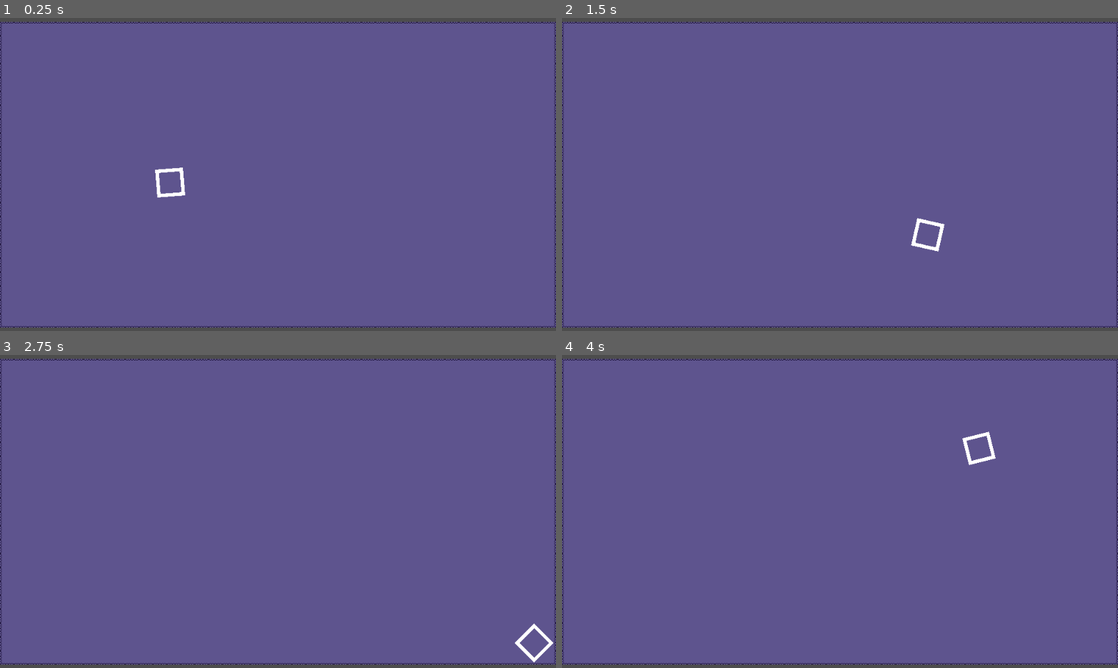
Above: before the commit, frames 1-4 (two rows, left to right).
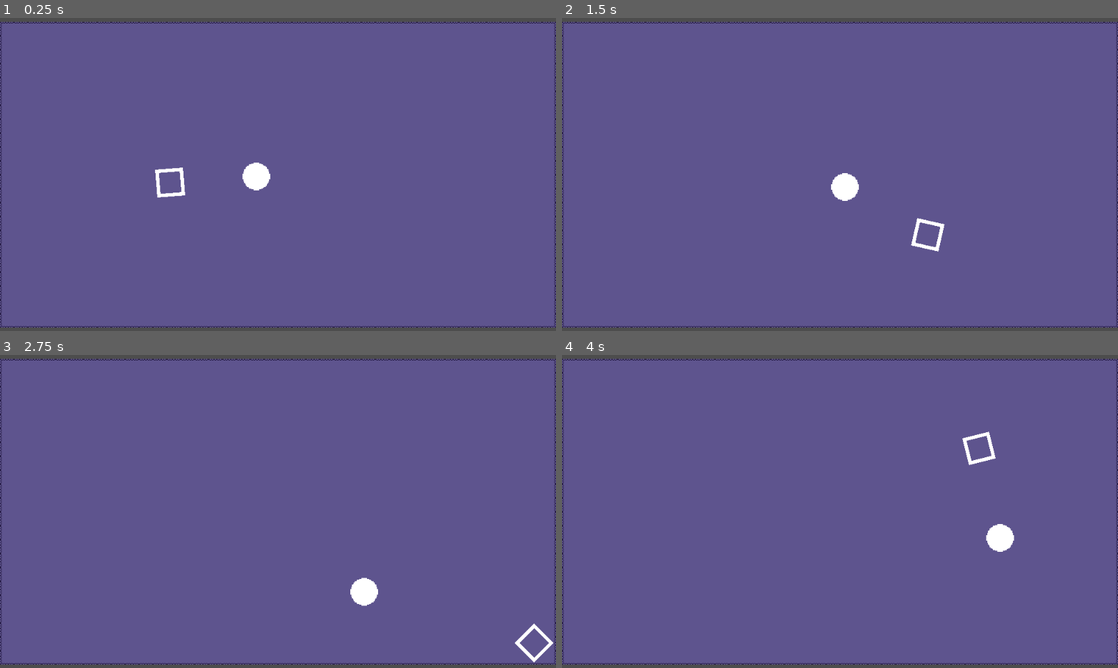
Above: after the commit, the same moments.

Repository: Enoxboo/Project-R
Game: Godot game, scene res://Levels/main_map.tscn
Same seed, same stepped clock (60 frames per second), same inputs: the game is played once before the commit and once after it.
Inputs (mouse positions are in pixels of both pictures, inside the frame that each line leads up to):
- Up to frame 1 (0.25 s): no input
- Up to frame 2 (1.5 s): move the mouse to (962, 158) at 0.52 s; press the mouse at (962, 158) at 0.53 s; hold D (move_right) 0.53-1.28 s; move the mouse to (728, 190) at 1.27 s; release the mouse at (728, 190) at 1.28 s; hold S (move_down) from 1.28 s (still down); right-click (728, 190) at 1.35 s
- Up to frame 3 (2.75 s): move the mouse to (333, 442) at 2.02 s; release S (move_down) at 2.03 s; hold D (move_right) from 2.03 s (still down); hold E (spell_2) from 2.03 s (still down)
- Up to frame 4 (4 s): move the mouse to (812, 574) at 2.77 s; release D (move_right) at 2.78 s; release E (spell_2) at 2.78 s; hold W (move_up) 2.78-3.53 s; tap Tab (switch) at 2.85 s; move the mouse to (1006, 558) at 3.52 s; press the mouse at (1006, 558) at 3.53 s; hold A (move_left) from 3.53 s (still down)

The runs differ from the first frame. In frame 1, 0.3% of the frame differs, in the area x 43-49%, y 46-56%; in frame 2, 0.3%; in frame 3, 0.3%; in frame 4, 0.3%, in the area x 76-82%, y 54-63%.

Commit message:
feat(enemy): add simple enemy with chase state

Diff:
--- /dev/null
+++ b/Enemies/Data/_enemy_data.gd
@@ -0,0 +1,6 @@
+extends Resource
+
+class_name EnemyData
+
+@export var sprite: Texture2D
+@export var speed: float = 100.0
--- /dev/null
+++ b/Enemies/Data/base_enemy_data.tres
@@ -0,0 +1,9 @@
+[gd_resource type="Resource" script_class="EnemyData" load_steps=3 format=3 uid="uid://d5ulvj5ekhcb"]
+
+[ext_resource type="Script" uid="uid://b4i58ugq5b8c8" path="res://Enemies/Data/_enemy_data.gd" id="1_h8rp7"]
+[ext_resource type="Texture2D" uid="uid://bgqbtlefarmow" path="res://Enemies/_Sprites/cercle.png" id="2_aeogk"]
+
+[resource]
+script = ExtResource("1_h8rp7")
+sprite = ExtResource("2_aeogk")
+metadata/_custom_type_script = "uid://b4i58ugq5b8c8"
--- /dev/null
+++ b/Enemies/States/chase.gd
@@ -0,0 +1,5 @@
+extends State
+
+func physics_update(_delta: float) -> void:
+	parent.velocity = (parent.player.global_position - parent.global_position).normalized() * parent.data.speed
+	parent.move_and_slide()
--- /dev/null
+++ b/Enemies/base_enemy.gd
@@ -0,0 +1,12 @@
+extends CharacterBody2D
+
+class_name Enemy
+
+@onready var sprite: Sprite2D = $Sprite
+@export var data: EnemyData
+
+var player: Player
+
+func _ready() -> void:
+	sprite.texture = data.sprite
+	player = get_tree().get_first_node_in_group("Player")
--- /dev/null
+++ b/Enemies/base_enemy.tscn
@@ -0,0 +1,49 @@
+[gd_scene load_steps=8 format=3 uid="uid://syt0a8y6s0xu"]
+
+[ext_resource type="Texture2D" uid="uid://bgqbtlefarmow" path="res://Enemies/_Sprites/cercle.png" id="1_hjege"]
+[ext_resource type="Script" uid="uid://qbp63lu3jjrg" path="res://Enemies/base_enemy.gd" id="1_hrovn"]
+[ext_resource type="Script" uid="uid://bkg8rfh1hctco" path="res://StateMachine/state_machine.gd" id="2_dq6ge"]
+[ext_resource type="Script" uid="uid://c8bah7vu81aj7" path="res://Enemies/States/chase.gd" id="4_dqv1m"]
+
+[sub_resource type="CircleShape2D" id="CircleShape2D_5ailr"]
+radius = 16.0
+
+[sub_resource type="CircleShape2D" id="CircleShape2D_dq6ge"]
+radius = 17.0
+
+[sub_resource type="CircleShape2D" id="CircleShape2D_hrovn"]
+radius = 15.0
+
+[node name="BaseEnemy" type="CharacterBody2D"]
+collision_layer = 32
+script = ExtResource("1_hrovn")
+
+[node name="StateMachine" type="Node" parent="."]
+script = ExtResource("2_dq6ge")
+metadata/_custom_type_script = "uid://bkg8rfh1hctco"
+
+[node name="Chase" type="Node" parent="StateMachine"]
+script = ExtResource("4_dqv1m")
+metadata/_custom_type_script = "uid://cpfcabqaqlbxc"
+
+[node name="Sprite" type="Sprite2D" parent="."]
+texture = ExtResource("1_hjege")
+
+[node name="Collision" type="CollisionShape2D" parent="."]
+shape = SubResource("CircleShape2D_5ailr")
+
+[node name="Hurtbox" type="Area2D" parent="."]
+collision_layer = 64
+collision_mask = 8
+
+[node name="Collision" type="CollisionShape2D" parent="Hurtbox"]
+shape = SubResource("CircleShape2D_dq6ge")
+debug_color = Color(0, 1, 0, 0.41960785)
+
+[node name="Hitbox" type="Area2D" parent="."]
+collision_layer = 128
+collision_mask = 4
+
+[node name="Collision" type="CollisionShape2D" parent="Hitbox"]
+shape = SubResource("CircleShape2D_hrovn")
+debug_color = Color(1, 0, 0, 0.41960785)
--- a/Levels/main_map.tscn
+++ b/Levels/main_map.tscn
@@ -1,7 +1,9 @@
-[gd_scene load_steps=5 format=4 uid="uid://bvnkyljxinm4e"]
+[gd_scene load_steps=7 format=4 uid="uid://bvnkyljxinm4e"]
 
 [ext_resource type="Texture2D" uid="uid://hcq66343gceq" path="res://Levels/_Sprites/scene.png" id="1_0ltqd"]
 [ext_resource type="PackedScene" uid="uid://damlylql1l7of" path="res://Player/player.tscn" id="2_o06ir"]
+[ext_resource type="PackedScene" uid="uid://syt0a8y6s0xu" path="res://Enemies/base_enemy.tscn" id="3_24ut3"]
+[ext_resource type="Resource" uid="uid://d5ulvj5ekhcb" path="res://Enemies/Data/base_enemy_data.tres" id="4_4c8el"]
 
 [sub_resource type="TileSetAtlasSource" id="TileSetAtlasSource_o06ir"]
 texture = ExtResource("1_0ltqd")
@@ -40,3 +42,6 @@
 
 [node name="Player" parent="." instance=ExtResource("2_o06ir")]
 position = Vector2(-124, 9)
+
+[node name="BaseEnemy" parent="." instance=ExtResource("3_24ut3")]
+data = ExtResource("4_4c8el")
--- a/Player/player.tscn
+++ b/Player/player.tscn
@@ -13,7 +13,7 @@
 [sub_resource type="RectangleShape2D" id="RectangleShape2D_fhl08"]
 size = Vector2(50, 50)
 
-[node name="Player" type="CharacterBody2D"]
+[node name="Player" type="CharacterBody2D" groups=["Player"]]
 collision_layer = 2
 script = ExtResource("1_4ntmi")
 
--- a/StateMachine/state.gd
+++ b/StateMachine/state.gd
@@ -7,6 +7,8 @@
 
 const MOVE = "Move"
 const SWITCH = "Switch"
+
+const CHASE = "Chase"
 
 var parent: CharacterBody2D
 
--- a/project.godot
+++ b/project.godot
@@ -27,11 +27,16 @@
 folder_colors={
 "res://Assets/": "teal",
 "res://Autoload/": "yellow",
+"res://Enemies/": "red",
 "res://Levels/": "green",
 "res://Player/": "purple",
 "res://Projectiles/": "blue",
 "res://StateMachine/": "gray"
 }
+
+[global_group]
+
+Player=""
 
 [input]
 
Not shown, added: Enemies/Data/_enemy_data.gd.uid
Not shown, added: Enemies/States/chase.gd.uid
Binary file added: Enemies/_Sprites/cercle.png
Not shown, added: Enemies/_Sprites/cercle.png.import
Not shown, added: Enemies/base_enemy.gd.uid
